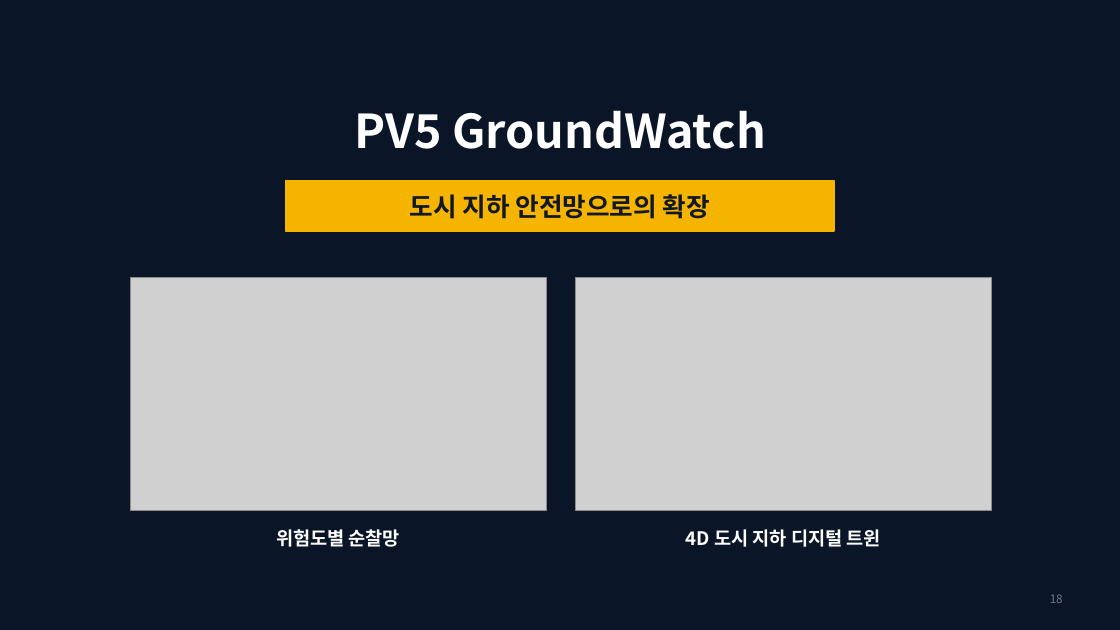
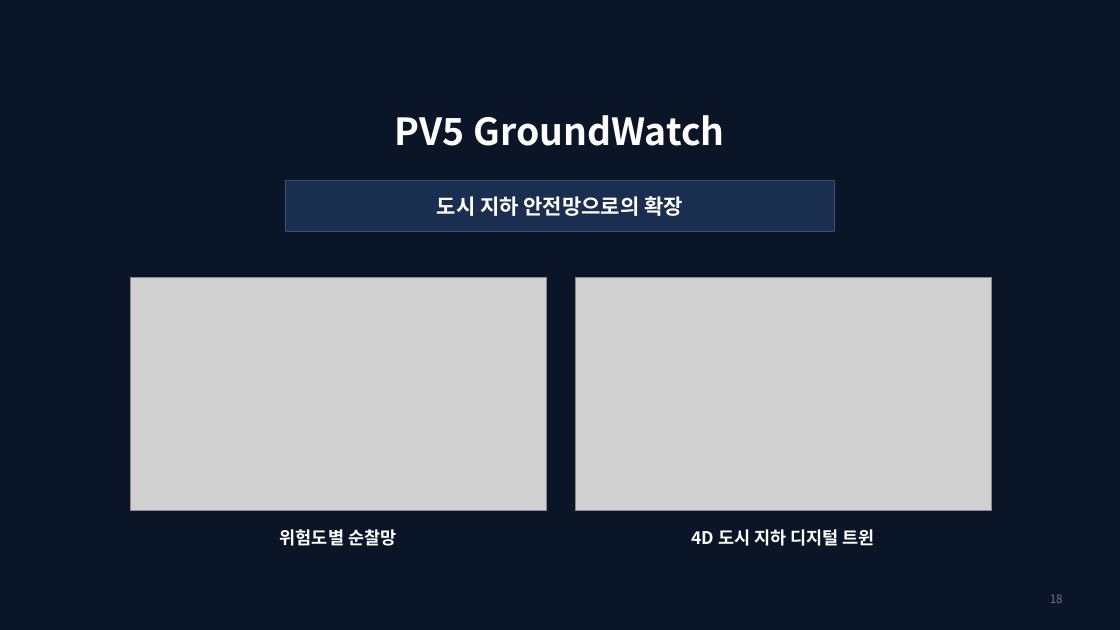
Before and after one commit to woojin-choe/pv5-hose-lab, a slide deck: slide 18 of groundwatch/PV5_GroundWatch.pptx. Drawn at 1120x630 pixels with LibreOffice and Linux fonts; fonts in the diff are those of the drawing; grey boxes stand for pictures. Boxes give left, top, right and bottom in pixels: in the first picture for what was removed or moved away, otherwise in the second. Text is boxed around its words. In the diff, an @@ line names an element or a change of style, - is before the commit and + after.

```diff
--- a/groundwatch/PV5_GroundWatch.pptx
+++ b/groundwatch/PV5_GroundWatch.pptx
@@ title "PV5 GroundWatch" at [395, 115, 724, 146]: size 40 to 32 pt @@
@@ text "도시 지하 안전망으로의 확장" at [437, 196, 683, 216]: size 22 to 18 pt, text colour #101828 to #FFFFFF @@
@@ rectangle at [286, 181, 834, 231]: fill #F5B400 to #1A2E4F; outline #F5B400 1 pt to #3A5070 0.75 pt @@
@@ text "위험도별 순찰망" at [280, 529, 396, 546]: size 16 to 15 pt @@
@@ text "4D 도시 지하 디지털 트윈" at [692, 529, 875, 546]: size 16 to 15 pt @@
```
Also in this commit, not shown: 26 other slides changed, 38 other files.
